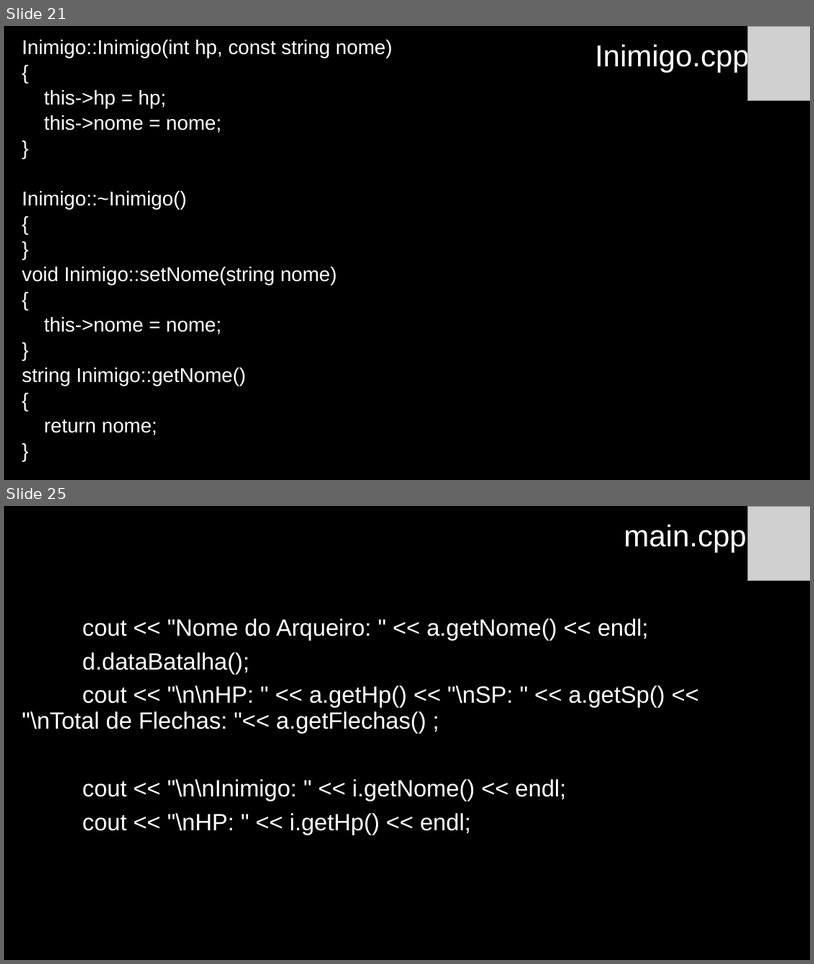
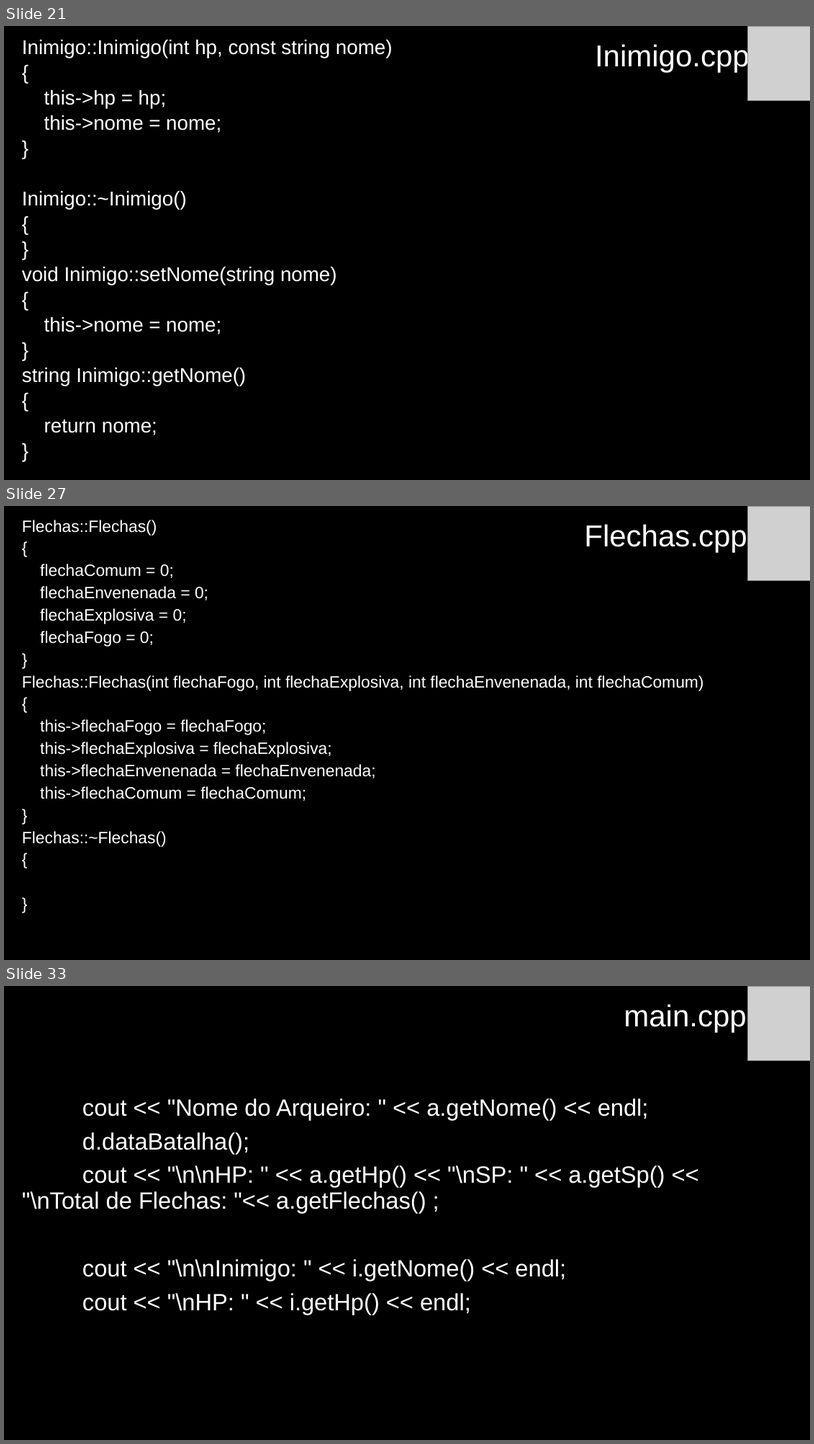
Before and after one commit to anaisabelamr/Arqueiro, a slide deck: Arqueiro/Arqueiro.pptx. Shown one above the other, each under a label of ours: slides 21 and 25 before the commit, slides 21, 27 and 33 after it; the slides between them are not shown. The pictures are 814x964 and 814x1444 pixels, drawn with LibreOffice and Linux fonts; fonts in the diff are those of the drawing; grey boxes stand for pictures. Boxes give left, top, right and bottom in pixels: in the first picture for what was removed or moved away, otherwise in the second. Text is boxed around its words. In the diff, an @@ line names an element or a change of style, - is before the commit and + after.

Commit message:
Finalizada a classe Flecha

```diff
--- a/Arqueiro/Arqueiro.pptx
+++ b/Arqueiro/Arqueiro.pptx
@@ slide 27 added at (x1=4, y1=506, x2=810, y2=960), background #000000 @@
@@ text added at (x1=22, y1=520, x2=704, y2=847), 19.6 pt, text #FFFFFF @@
+Flechas::Flechas()
+{
+flechaComum = 0;
+flechaEnvenenada = 0;
+flechaExplosiva = 0;
+flechaFogo = 0;
+}
+Flechas::Flechas(int flechaFogo, int flechaExplosiva, int flechaEnvenenada, int flechaComum)
+{
+this->flechaFogo = flechaFogo;
+this->flechaExplosiva = flechaExplosiva;
+this->flechaEnvenenada = flechaEnvenenada;
+this->flechaComum = flechaComum;
+}
+Flechas::~Flechas()
+{
+}
@@ title added at (x1=584, y1=524, x2=747, y2=552), 36 pt, text #FFFFFF @@
+Flechas.cpp
@@ picture added at (x1=748, y1=506, x2=810, y2=581) @@
@@ what was slide 25 is now slide 33 @@
```
Also in this commit, not shown: 15 slides changed, 7 other slides added, 3 slides removed, 28 other files.
